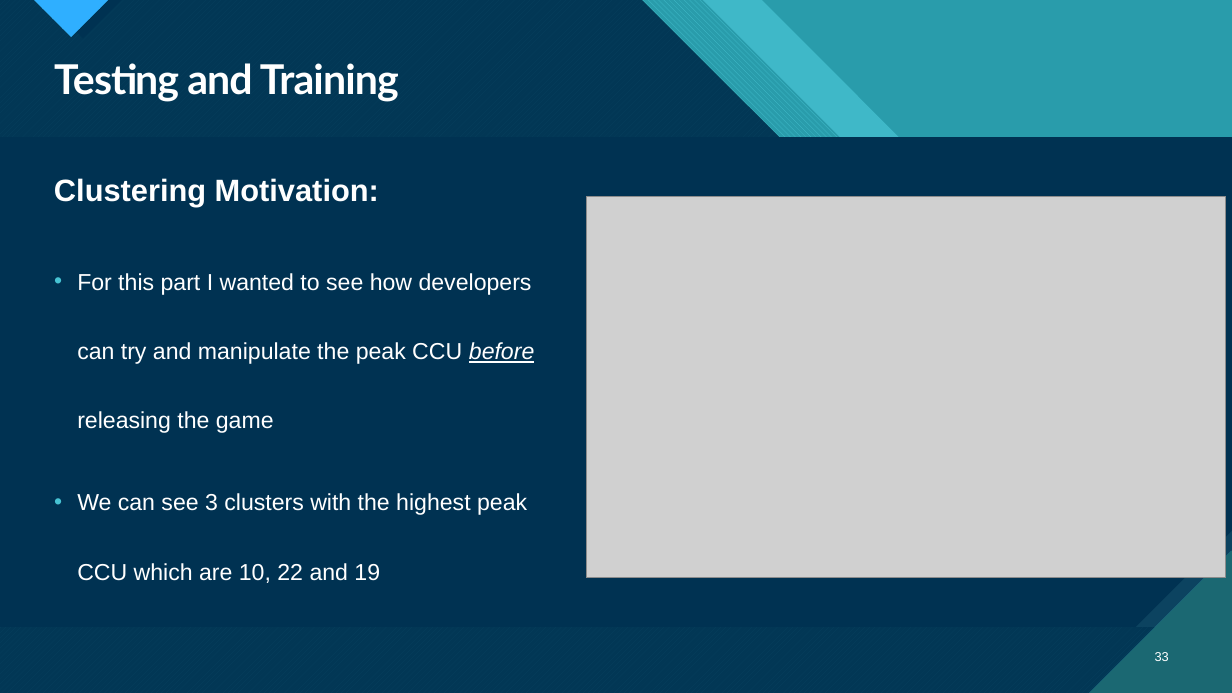
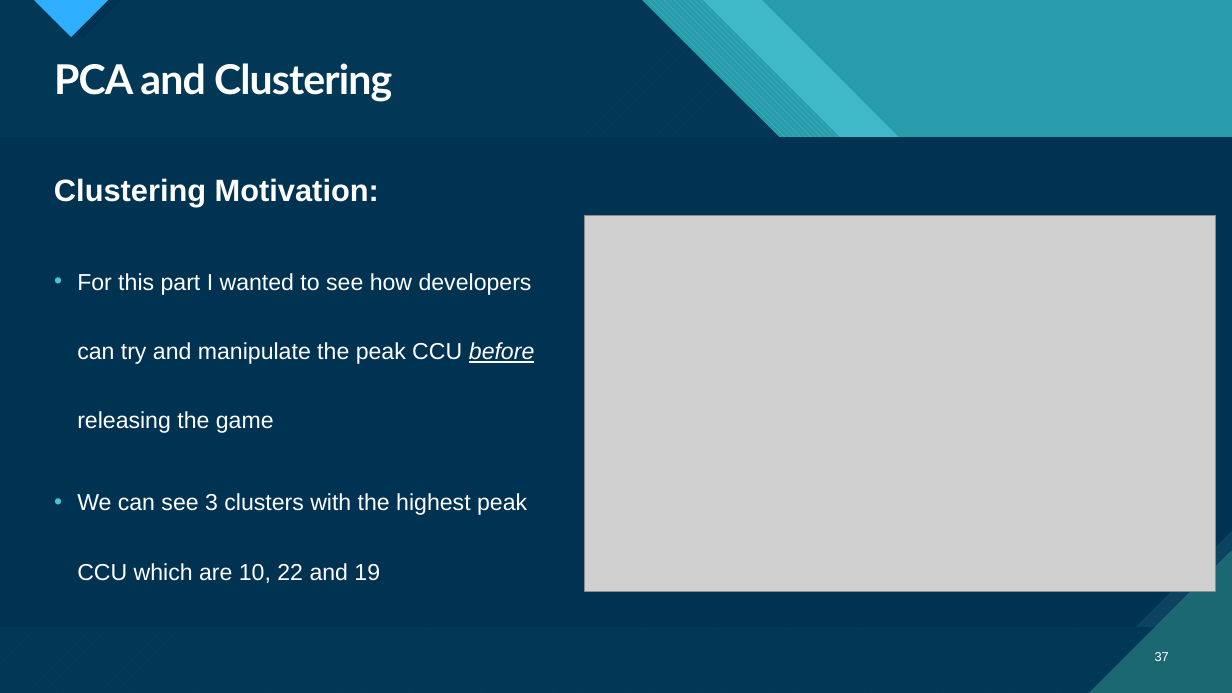
Before and after one commit to DoronF3/School-Projects, a slide deck: slide 37 of Data Science/Data Science Final Project.pptx (slide 33 before the commit). Drawn at 1232x693 pixels with LibreOffice and Linux fonts; fonts in the diff are those of the drawing; grey boxes stand for pictures. Boxes give left, top, right and bottom in pixels: in the first picture for what was removed or moved away, otherwise in the second. Text is boxed around its words. In the diff, an @@ line names an element or a change of style, - is before the commit and + after.

```diff
--- a/Data Science/Data Science Final Project.pptx
+++ b/Data Science/Data Science Final Project.pptx
@@ title at bbox=[54, 63, 392, 102]: text changed @@
-Testing and Training
+PCA and Clustering
@@ picture: place and size @@
-picture at bbox=[587, 197, 1226, 579]
+picture at bbox=[584, 215, 1216, 592]
@@ page number at bbox=[1155, 652, 1169, 661]: text changed @@
-33
+37
```
Also in this commit, not shown: 21 other slides changed, 5 slides added, 8 slides removed, 2 other files.
